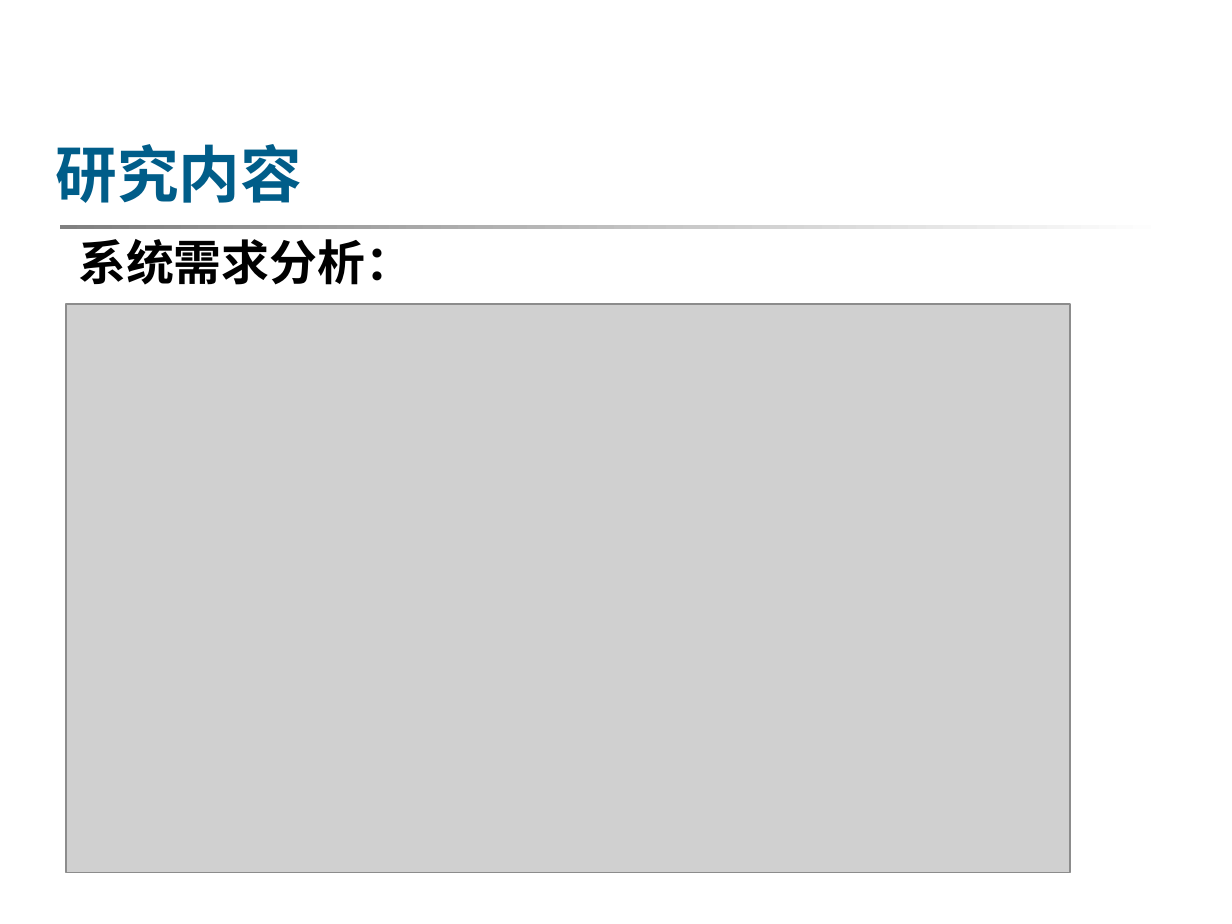
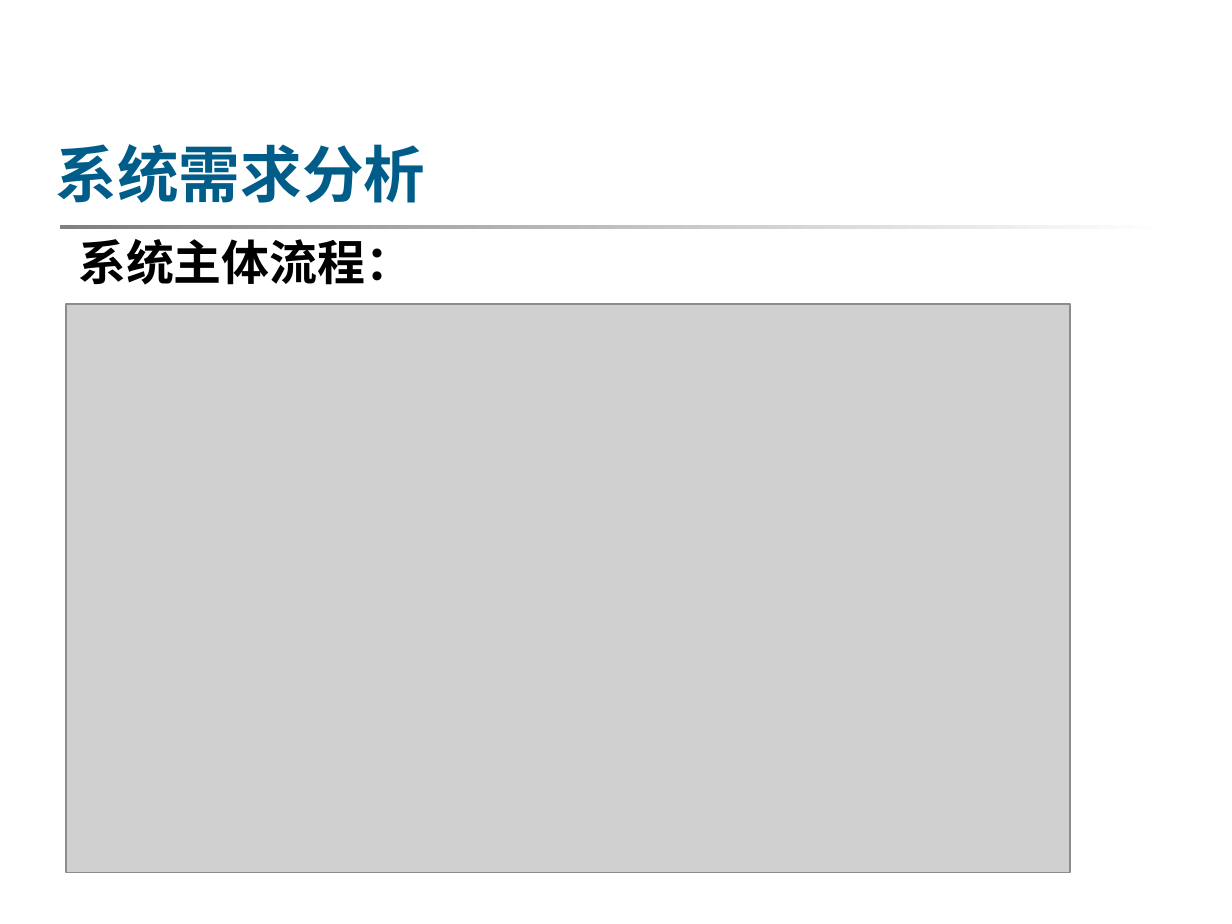
Before and after one commit to WutBottle/2021dissertation, a slide deck: slide 11 of 硕士论文答辩-张鹏.ppt. Drawn at 1232x924 pixels with LibreOffice and Linux fonts; fonts in the diff are those of the drawing; grey boxes stand for pictures; background and template pictures are left out. Boxes give left, top, right and bottom in pixels: in the first picture for what was removed or moved away, otherwise in the second. Text is boxed around its words. In the diff, an @@ line names an element or a change of style, - is before the commit and + after.

```diff
--- a/硕士论文答辩-张鹏.ppt
+++ b/硕士论文答辩-张鹏.ppt
@@ text at bbox=[56, 144, 426, 203]: text changed @@
-研究内容
+系统需求分析
@@ text at bbox=[78, 239, 413, 285]: text changed @@
-系统需求分析：
+系统主体流程：
```
Also in this commit, not shown: 16 slides added, 2 other files.
